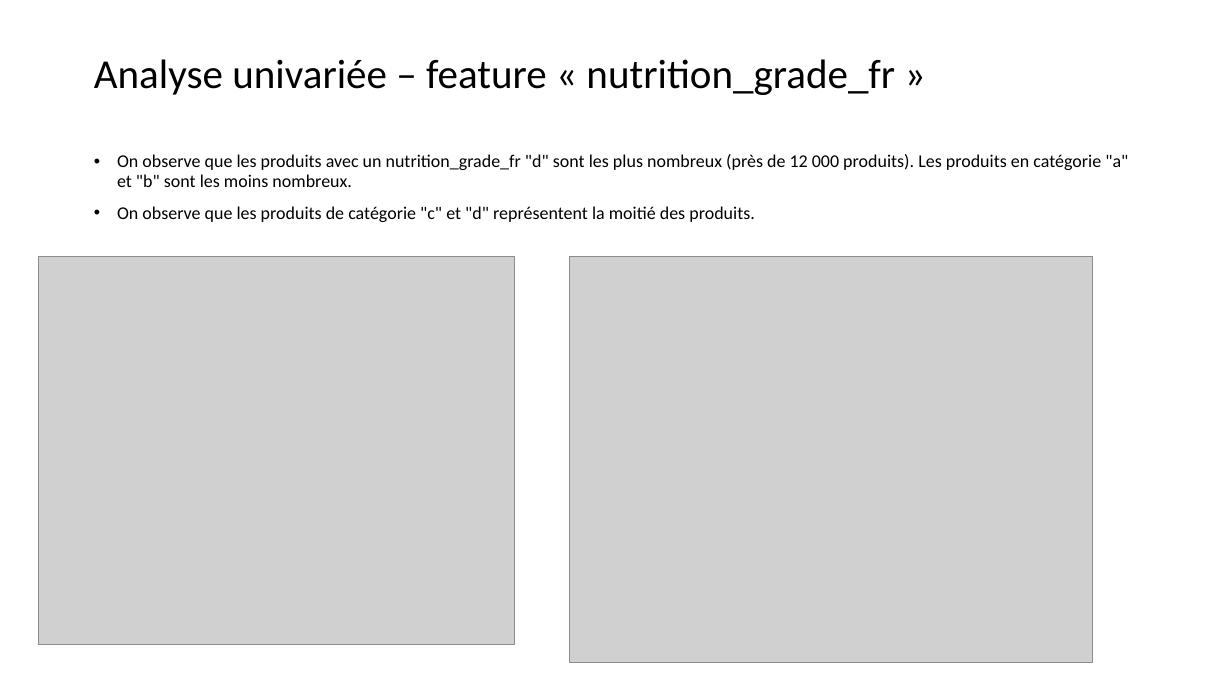
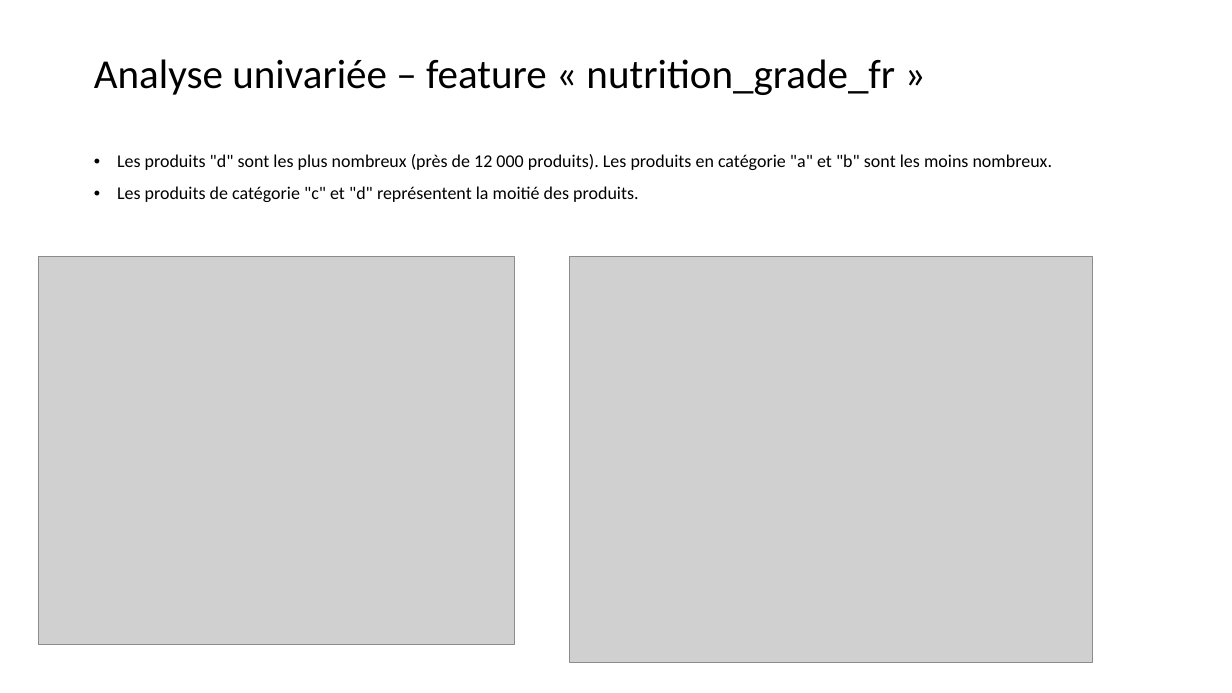
Before and after one commit to ludovic-source/Data_scientist_formation, a slide deck: slide 8 of projet_3/Chimier_Ludovic_1_presentation_092024.pptx. Drawn at 1232x693 pixels with LibreOffice and Linux fonts; fonts in the diff are those of the drawing; grey boxes stand for pictures. Boxes give left, top, right and bottom in pixels: in the first picture for what was removed or moved away, otherwise in the second. Text is boxed around its words. In the diff, an @@ line names an element or a change of style, - is before the commit and + after.

```diff
--- a/projet_3/Chimier_Ludovic_1_presentation_092024.pptx
+++ b/projet_3/Chimier_Ludovic_1_presentation_092024.pptx
@@ text at (117,154,1052,202): text changed @@
-• On observe que les produits avec un nutrition_grade_fr "d" sont les plus nombreux (près de 12 000 produits). Les produits en catégorie "a" et "b" sont les moins nombreux.
-• On observe que les produits de catégorie "c" et "d" représentent la moitié des produits.
+• Les produits "d" sont les plus nombreux (près de 12 000 produits). Les produits en catégorie "a" et "b" sont les moins nombreux.
+• Les produits de catégorie "c" et "d" représentent la moitié des produits.
```
Also in this commit, not shown: 9 other slides changed.
